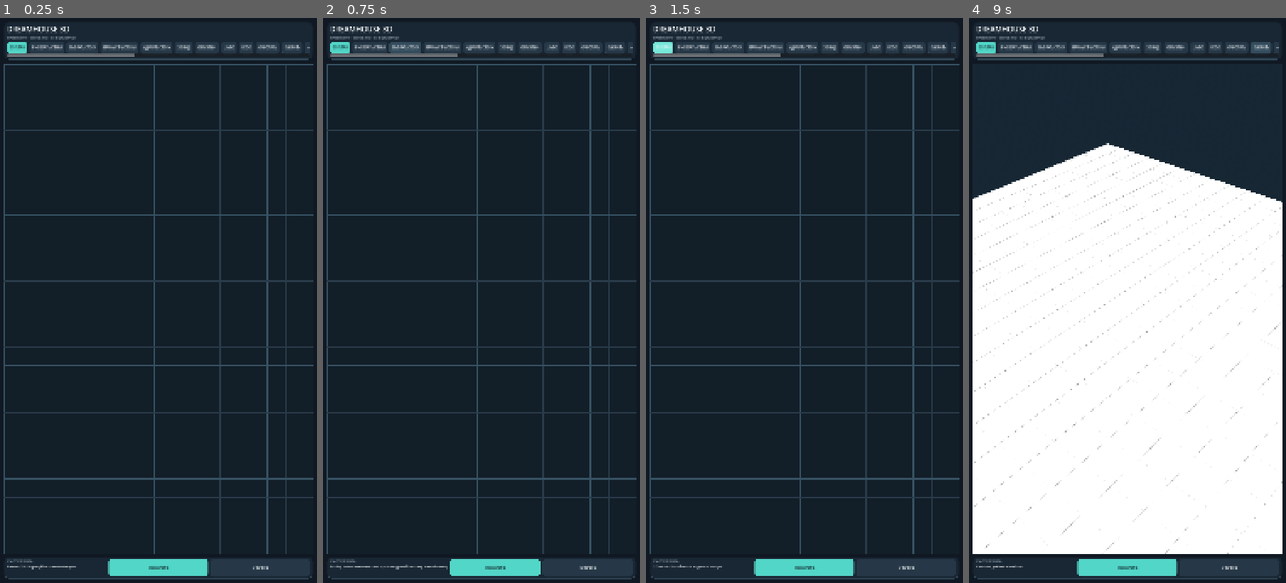
Above: before the commit, frames 1-4 (left to right).
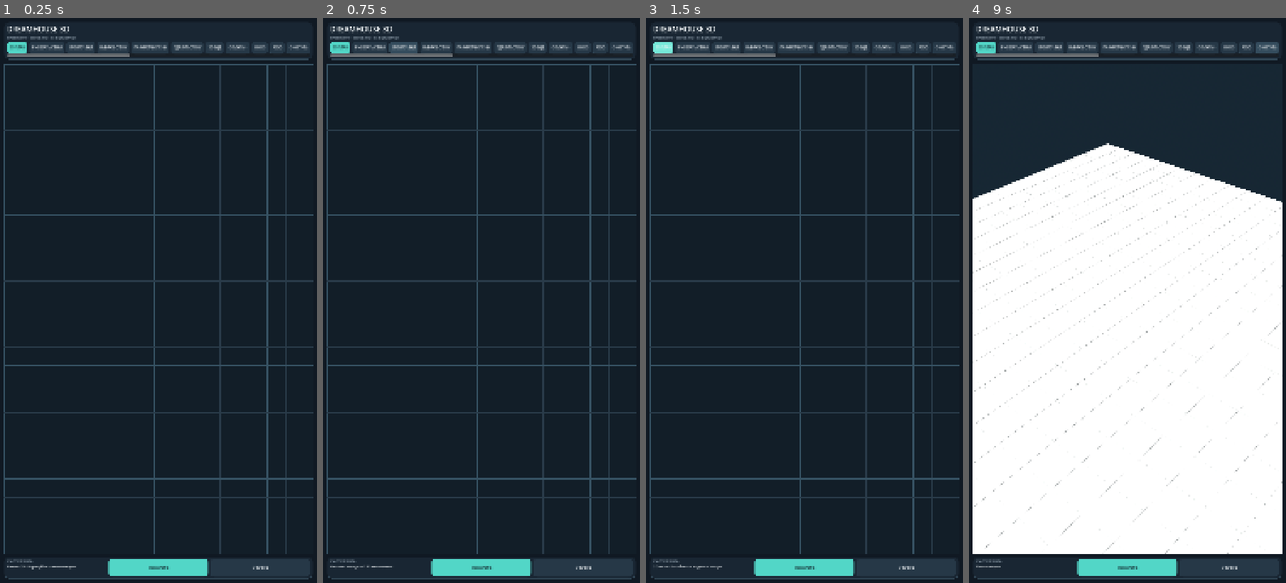
Above: after the commit, the same moments.

Repository: Phantom220-hub/Nyxvault-clinets
Game: Godot game, scene res://scenes/main.tscn
The game is run twice, just before and just after one commit, with the same random seed, the same clock (stepped at 60 frames per second) and the same inputs.
Inputs (mouse positions are in pixels of both pictures, inside the frame that each line leads up to):
- Up to frame 1 (0.25 s): no input
- Up to frame 2 (0.75 s): click (402, 46) at 0.5 s, where only the run after the commit has a clickable "УГОЛ 15°: ВКЛ"
- Up to frame 3 (1.5 s): click "2D ПЛАН" at 1.25 s
- Up to frame 4 (9 s): click "РИСОВАТЬ СТЕНЫ" at 2 s; click "ВЫБРАТЬ СТЕНУ" at 2.75 s; click "ПАРАМЕТРЫ СТЕНЫ" at 3.5 s; click "УДАЛИТЬ СТЕНУ" at 4.25 s; click "3D ВИД" at 5 s; click "ОБЪЕКТЫ +" at 5.75 s; click "UNDO" at 6.5 s; click "REDO" at 7.25 s; click "ОЧИСТИТЬ" at 8 s; click (1260, 46) at 8.75 s, where only the run before the commit has a clickable "ВЫБРАТЬ"

The runs differ from the first frame. In frame 1, 0.4% of the frame differs, in the area x 22-98%, y 4-7%; in frame 2, 0.8%, in the area x 3-98%, y 4-99%; in frame 3, 0.4%; in frame 4, 0.4%.

Commit message:
Add mobile angle constraint toggle

Diff:
--- a/scripts/main.gd
+++ b/scripts/main.gd
@@ -73,6 +73,7 @@
 	scroll.add_child(tools)
 	_add_button(tools, "2D ПЛАН", _show_plan, true)
 	_add_button(tools, "РИСОВАТЬ СТЕНЫ", _wall_draw_mode, false)
+	_add_button(tools, "УГОЛ 15°: ВКЛ", _toggle_angle_snap, false)
 	_add_button(tools, "ВЫБРАТЬ СТЕНУ", _wall_select_mode, false)
 	_add_button(tools, "ПАРАМЕТРЫ СТЕНЫ", _edit_selected_wall, false)
 	_add_button(tools, "УДАЛИТЬ СТЕНУ", _delete_selected_wall, false)
@@ -217,6 +218,10 @@
 func _set_opening(kind: String) -> void:
 	pending_opening = kind
 	status_label.text = "Следующая стена: " + ("проём двери" if kind == "door" else "проём окна" if kind == "window" else "без проёма")
+
+func _toggle_angle_snap() -> void:
+	plan_canvas.set_angle_snap_enabled(not plan_canvas.angle_snap_enabled)
+	status_label.text = "Ограничение угла 15°: " + ("включено" if plan_canvas.angle_snap_enabled else "выключено")
 
 func _wall_draw_mode() -> void:
 	plan_canvas.set_tool_mode("draw")
